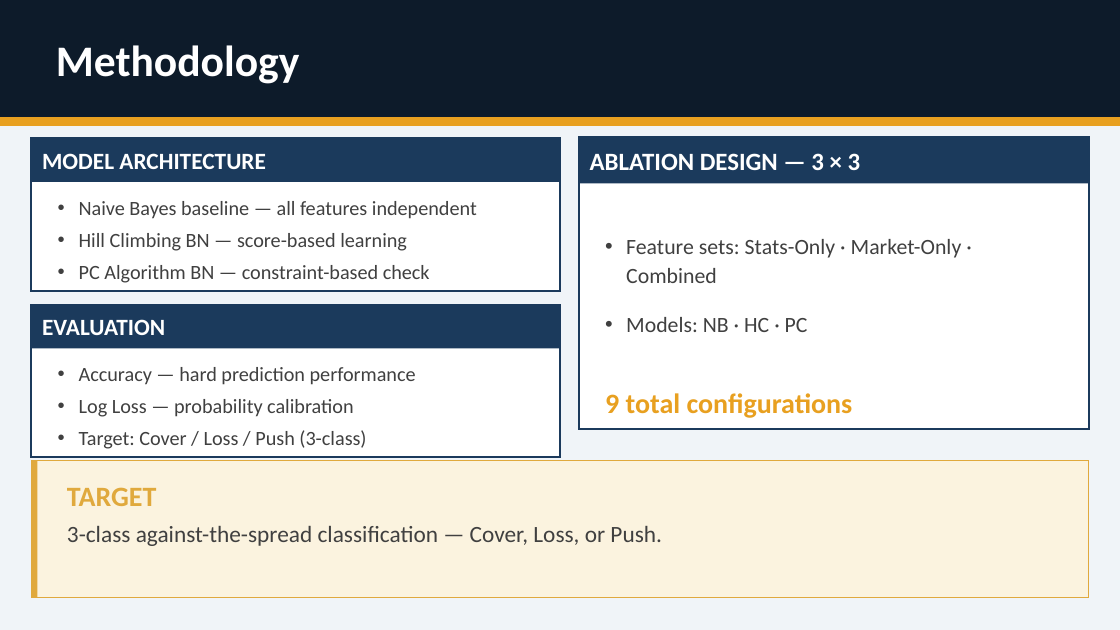
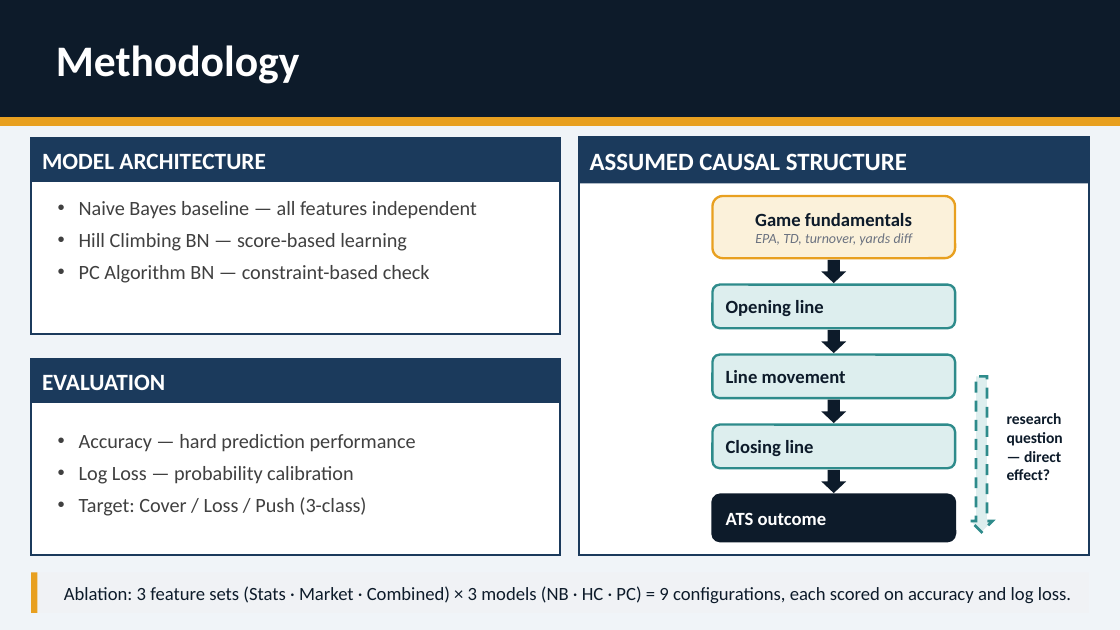
Before and after one commit to lelandweeks/NFL-Bayesian-Network-Market-Signals, a slide deck: slide 5 of docs/final_report/cs610_final_report_presentation.pptx (slide 4 before the commit). Drawn at 1120x630 pixels with LibreOffice and Linux fonts; fonts in the diff are those of the drawing. Boxes give left, top, right and bottom in pixels: in the first picture for what was removed or moved away, otherwise in the second. Text is boxed around its words. In the diff, an @@ line names an element or a change of style, - is before the commit and + after.

```diff
--- a/docs/final_report/cs610_final_report_presentation.pptx
+++ b/docs/final_report/cs610_final_report_presentation.pptx
@@ rectangle: place and size @@
-rectangle at (31,139,560,291)
+rectangle at (31,139,560,335)
@@ rectangle: place and size @@
-rectangle at (579,137,1090,429)
+rectangle at (579,137,1090,556)
@@ text at (590,153,907,170): text changed @@
-ABLATION DESIGN — 3 × 3
+ASSUMED CAUSAL STRUCTURE
@@ rounded rectangle added at (712,196,955,259), fill #FBF1DA, outline #E8A020 1.5 pt, 9 pt, text #6B7280, italic @@
+Game fundamentals
+EPA, TD, turnover, yards diff
@@ text removed at (626,239,962,283) @@
-• Feature sets: Stats-Only · Market-Only · Combined
@@ down arrow added at (821,260,846,283), fill #0D1B2A @@
@@ rounded rectangle added at (712,284,955,328), fill #DDEEEE, outline #2E8B8B 1.5 pt, 12 pt, text #0D1B2A, bold @@
+Opening line
@@ text removed at (626,317,808,332) @@
-• Models: NB · HC · PC
@@ down arrow added at (821,329,846,353), fill #0D1B2A @@
@@ rounded rectangle added at (712,355,955,399), fill #DDEEEE, outline #2E8B8B 1.5 pt, 12 pt, text #0D1B2A, bold @@
+Line movement
@@ text "EVALUATION": place and size @@
-text "EVALUATION" at (42,319,165,335)
+text "EVALUATION" at (42,374,165,390)
@@ rectangle: place and size @@
-rectangle at (31,305,560,348)
+rectangle at (31,360,560,403)
@@ rectangle: place and size @@
-rectangle at (31,305,560,457)
+rectangle at (31,360,560,556)
@@ down arrow added at (971,376,992,532), fill #DDEEEE, outline #2E8B8B 1.75 pt dashed @@
@@ text removed at (605,393,853,418) @@
-9 total configurations
@@ down arrow added at (821,400,846,423), fill #0D1B2A @@
@@ text added at (1007,413,1063,480), 10 pt, text #0D1B2A, bold @@
+research question — direct effect?
@@ text "Accuracy — hard prediction performance": place and size @@
-text "Accuracy — hard prediction performance" at (79,367,416,449)
+text "Accuracy — hard prediction performance" at (79,434,416,516)
@@ rounded rectangle added at (712,424,955,468), fill #DDEEEE, outline #2E8B8B 1.5 pt, 12 pt, text #0D1B2A, bold @@
+Closing line
@@ rectangle removed at (31,460,38,597) @@
@@ down arrow added at (821,469,846,493), fill #0D1B2A @@
@@ text removed at (67,487,156,506) @@
-TARGET
@@ rounded rectangle added at (712,495,955,542), fill #0D1B2A, outline #0D1B2A 1.5 pt, 12 pt, text #FFFFFF, bold @@
+ATS outcome
@@ text removed at (67,526,662,546) @@
-3-class against-the-spread classification — Cover, Loss, or Push.
@@ rectangle: place and size @@
-rectangle at (31,460,1089,597)
+rectangle at (31,572,1089,613)
@@ rectangle at (31,572,1089,613): fill #FBF3DF to #F0F2F5; outline #E0A93D 0.75 pt to none @@
@@ rectangle added at (31,572,38,613), fill #E8A020 @@
@@ text added at (64,586,1071,603), 12 pt, text #0D1B2A @@
+Ablation: 3 feature sets (Stats · Market · Combined) × 3 models (NB · HC · PC) = 9 configurations, each scored on accuracy and log loss.
```
Also in this commit, not shown: 4 other slides changed, 4 slides added, 2 slides removed, 3 other files.
